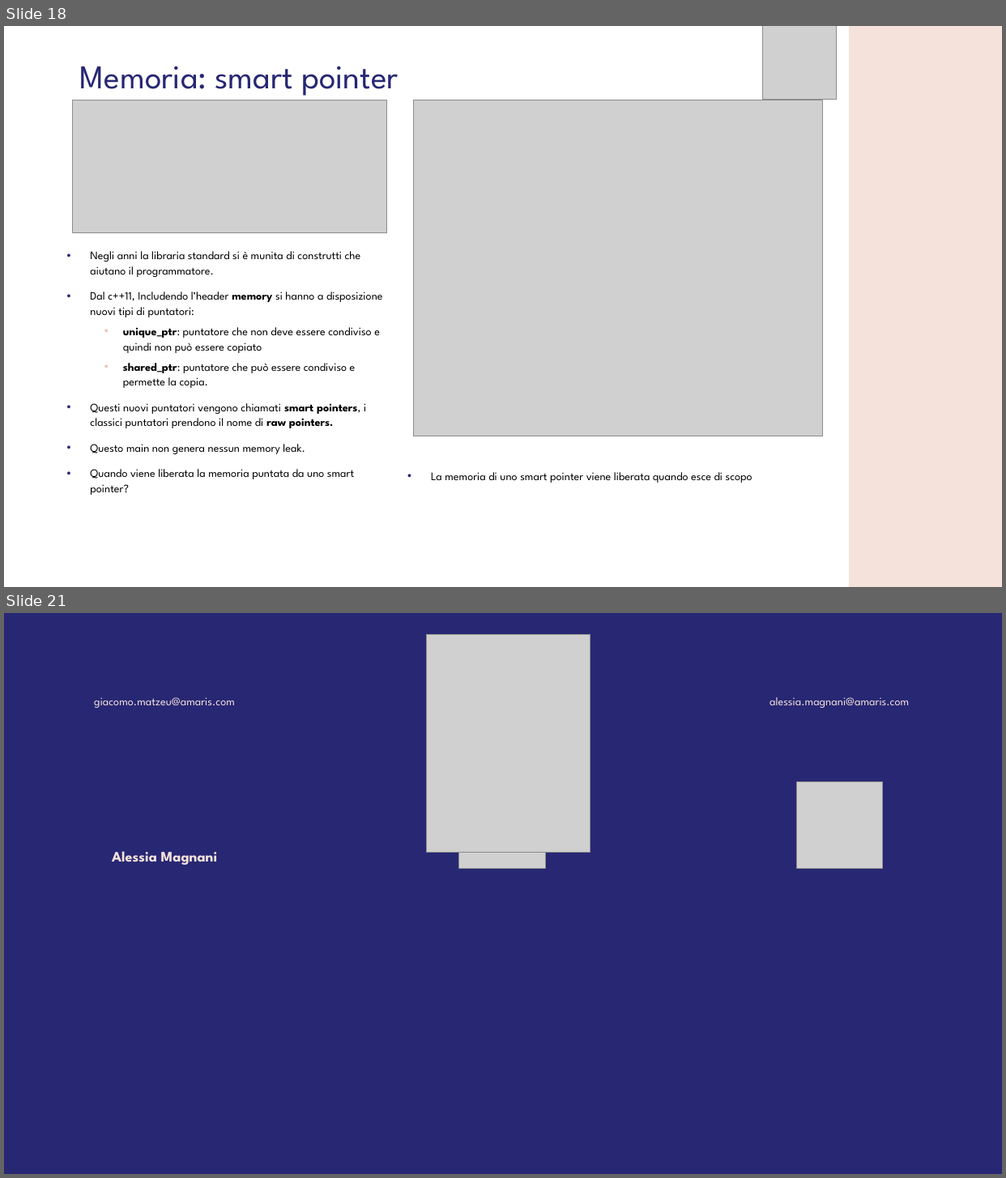
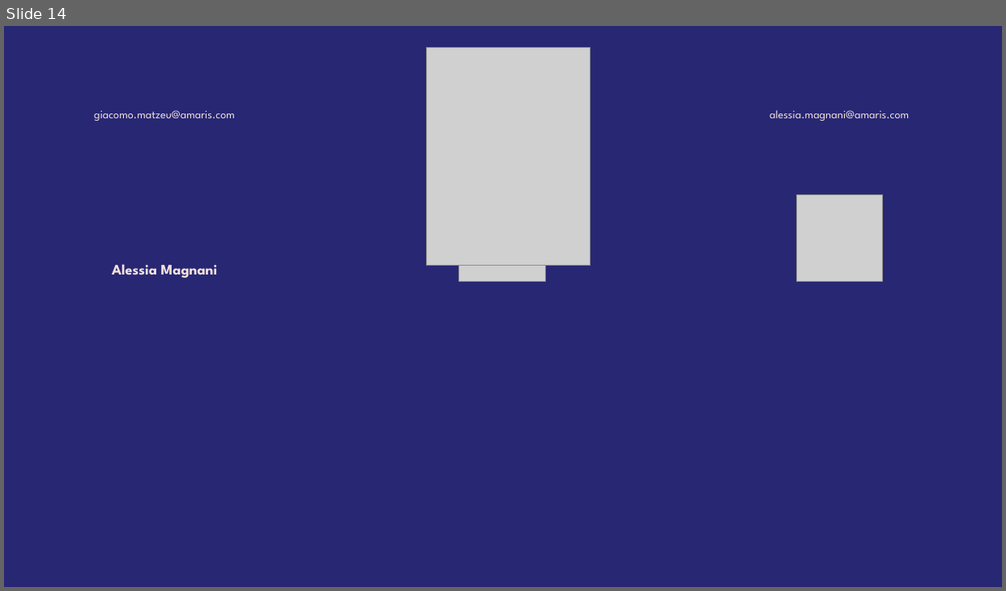
Before and after one commit to GMATZEU42/WS, a slide deck: WS04/WS_4.odp. Shown one above the other, each under a label of ours: slides 18 and 21 before the commit, slide 14 after it; the slides between them are not shown. The pictures are 1006x1178 and 1006x591 pixels, drawn with LibreOffice and Linux fonts; fonts in the diff are those of the drawing; grey boxes stand for pictures; background and template pictures are left out. Boxes give left, top, right and bottom in pixels: in the first picture for what was removed or moved away, otherwise in the second. Text is boxed around its words. In the diff, an @@ line names an element or a change of style, - is before the commit and + after.

Commit message:
Update presentation WS03 and WS04. Add map at stl main.

```diff
--- a/WS04/WS_4.odp
+++ b/WS04/WS_4.odp
@@ slide 18 removed at [4,26,1002,587], background #FFFFFF @@
@@ picture removed at [762,26,837,100] @@
@@ freeform shape removed at [849,26,1002,587] @@
@@ title removed at [80,66,398,96] @@
-Memoria: smart pointer
@@ picture removed at [73,100,387,233] @@
@@ picture removed at [414,100,823,437] @@
@@ text removed at [90,251,383,495] @@
-• Negli anni la libraria standard si è munita di construtti che aiutano il programmatore.
-• Dal c++11, Includendo l’header memory si hanno a disposizione nuovi tipi di puntatori:
-  • unique_ptr: puntatore che non deve essere condiviso e quindi non può essere copiato
-  • shared_ptr: puntatore che può essere condiviso e permette la copia.
-• Questi nuovi puntatori vengono chiamati smart pointers, i classici puntatori prendono il nome di raw pointers.
-• Questo main non genera nessun memory leak.
-• Quando viene liberata la memoria puntata da uno smart pointer?
@@ text removed at [431,472,752,483] @@
-• La memoria di uno smart pointer viene liberata quando esce di scopo
@@ what was slide 21 is now slide 14 @@
```
Also in this commit, not shown: 1 slide changed, 4 slides added, 10 other slides removed, 2 other files.
